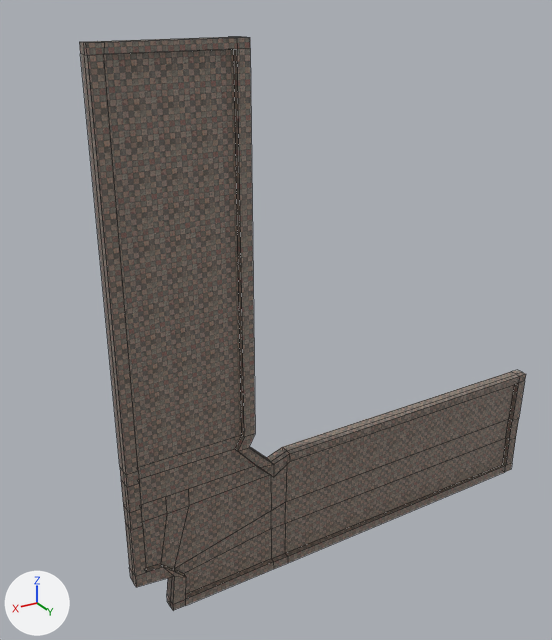
A saved change to the Blender file assets/blender/seg2.blend.
One viewpoint serves both versions: a camera (50 mm lens) standing at (219.0, 458.0, 28.0) and looking at (-100.0, -72.0, -237.0). Lighting does not change. The marker at lower left points along +X, +Y and +Z. Mesh edges are drawn as thin lines.
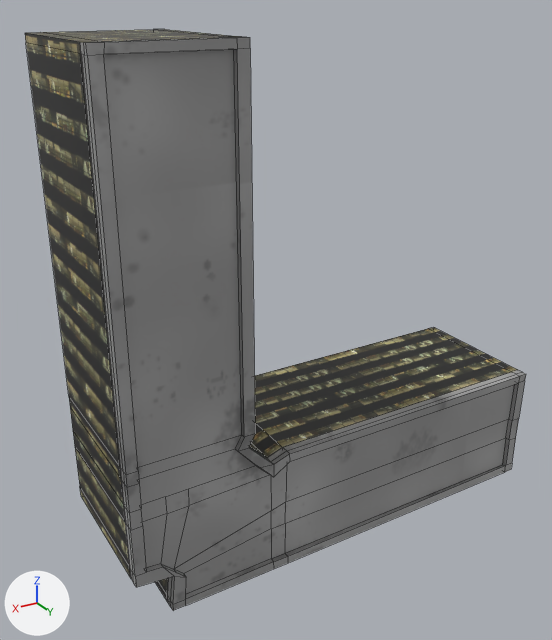
Edits to the scene script, one JSON object a line:
```json
{"op": "add", "block": "img_seg1_rooftop_png", "code": ["img_seg1_rooftop_png = load_image('seg1_rooftop.png', '../textures/seg1_rooftop.png', 256, 256, 'sRGB')"]}
{"op": "add", "block": "img_windows_wall_lowres_jpg", "code": ["img_windows_wall_lowres_jpg = load_image('windows_wall_lowres.jpg', '../textures/windows_wall_lowres.jpg', 512, 512, 'sRGB')"]}
{"op": "set", "path": "mat_material.texture", "old": "img_wall_jpg", "new": "img_seg1_rooftop_png"}
{"op": "add", "block": "mat_material_002", "code": ["mat_material_002 = principled_material('Material.002')", "mat_material_002.texture = img_windows_wall_lowres_jpg", "mat_material_002.roughness = 0.4"]}
{"block": "me_cube", "where": "# used by ob_cube; location = (0.0, 0.0, 0.0)"}
{"op": "remove", "block": "me_cube", "code": "me_cube.from_pydata(...)  # 156 vertices, 148 faces; spans x -342.0..74.0, y -6.0..5.0, z -433.0..1.0"}
{"op": "add", "block": "me_cube", "code": "me_cube.from_pydata(...)  # 156 vertices, 148 faces; spans x -342.0..74.0, y -6.0..6.0, z -433.0..1.0"}
{"block": "me_cube", "change": "me_cube part 1: texture (UV) coordinates of 148 of 148 faces, centred in x -342.0..73.0, y -6.0..5.0, z -433.0..1.0, changed; they spanned u -12.15..6.29, v -5.14..14.34 and now span u -0.16..0.8, v 0.21..1.21"}
{"op": "add", "block": "me_cube_001", "code": ["me_cube_001 = bpy.data.meshes.new('Cube.001')", "me_cube_001.from_pydata(...)  # 156 vertices, 148 faces; spans x -342.0..74.0, y -130.0..-5.0, z -433.0..1.0", "me_cube_001.materials.append(mat_material_002)  # picture img_windows_wall_lowres_jpg"]}
{"op": "add", "block": "ob_cube_001", "code": ["ob_cube_001 = bpy.data.objects.new('Cube.001', me_cube_001)", "ob_cube_001.location = (0.0, 0.0, 0.0)"]}
```

Changed parts and their boxes (x1, y1, x2, y2) in the pictures (552 x 640 px):
```json
{"object": "Cube", "change": "surface changed", "before": [79, 37, 526, 610], "after": [79, 37, 526, 610]}
{"object": "Cube.001", "change": "added", "after": [25, 29, 517, 600]}
```
